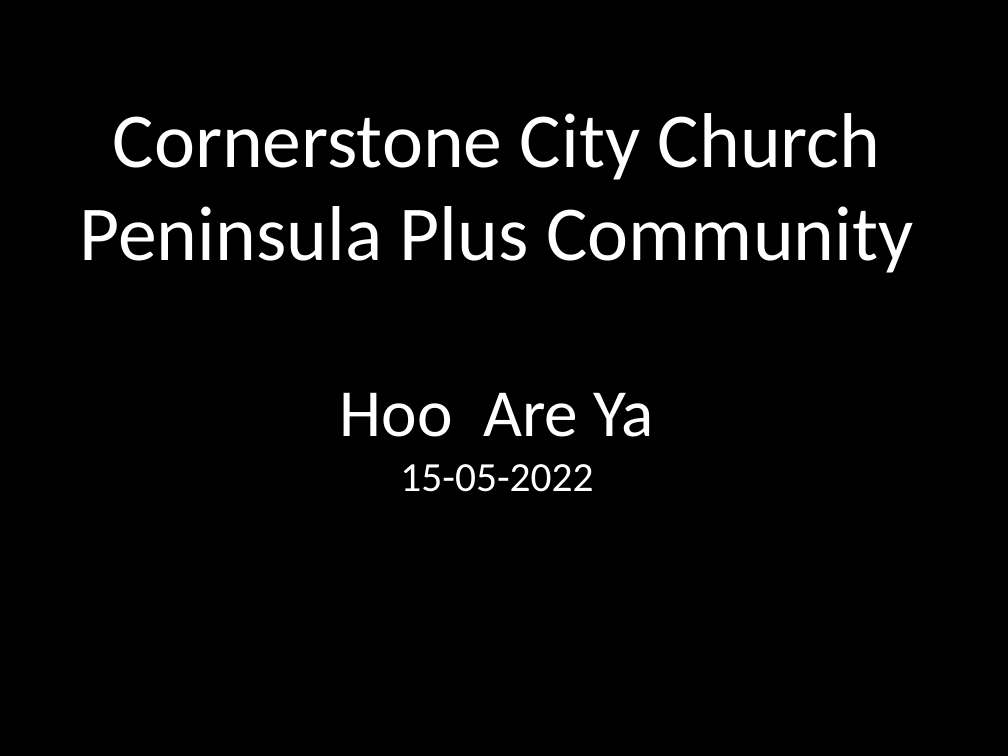
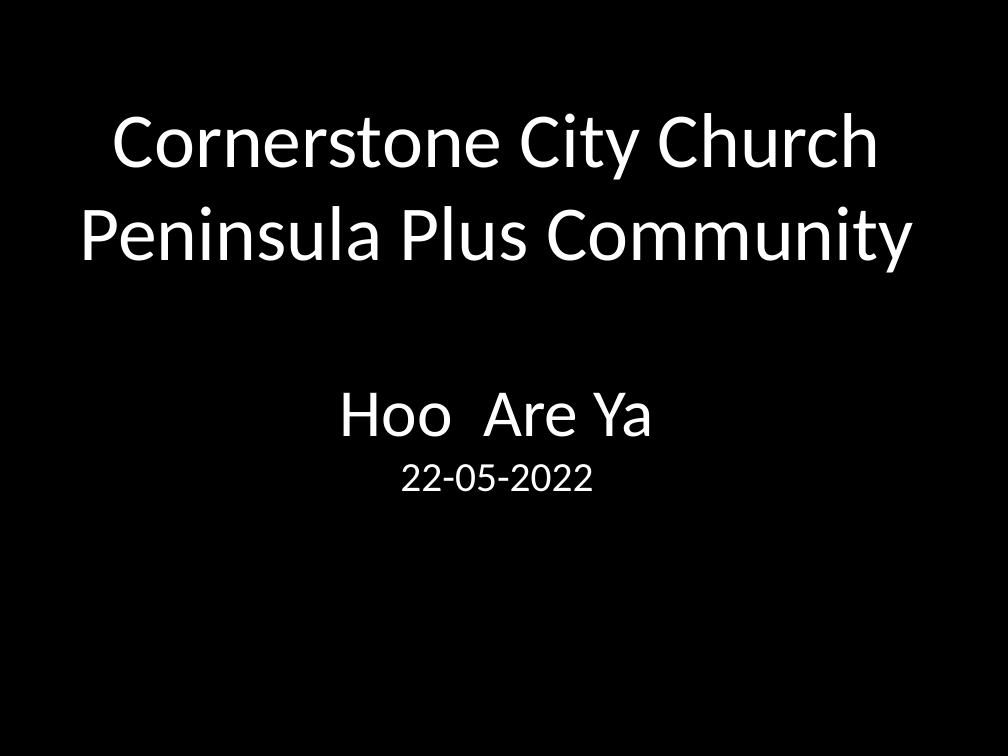
Before and after one commit to hoo-are-ya/worship, a slide deck: slide 1 of docs/songs_2022-05-22.pptx. Drawn at 1008x756 pixels with LibreOffice and Linux fonts; fonts in the diff are those of the drawing. Boxes give left, top, right and bottom in pixels: in the first picture for what was removed or moved away, otherwise in the second. Text is boxed around its words. In the diff, an @@ line names an element or a change of style, - is before the commit and + after.

```diff
--- a/docs/songs_2022-05-22.pptx
+++ b/docs/songs_2022-05-22.pptx
@@ text at [79,113,913,492]: text changed @@
-Cornerstone City Church
-Peninsula Plus Community
-Hoo Are Ya
-15-05-2022
+Cornerstone City Church
+Peninsula Plus Community
+Hoo Are Ya
+22-05-2022
```
Also in this commit, not shown: 1 other file.
